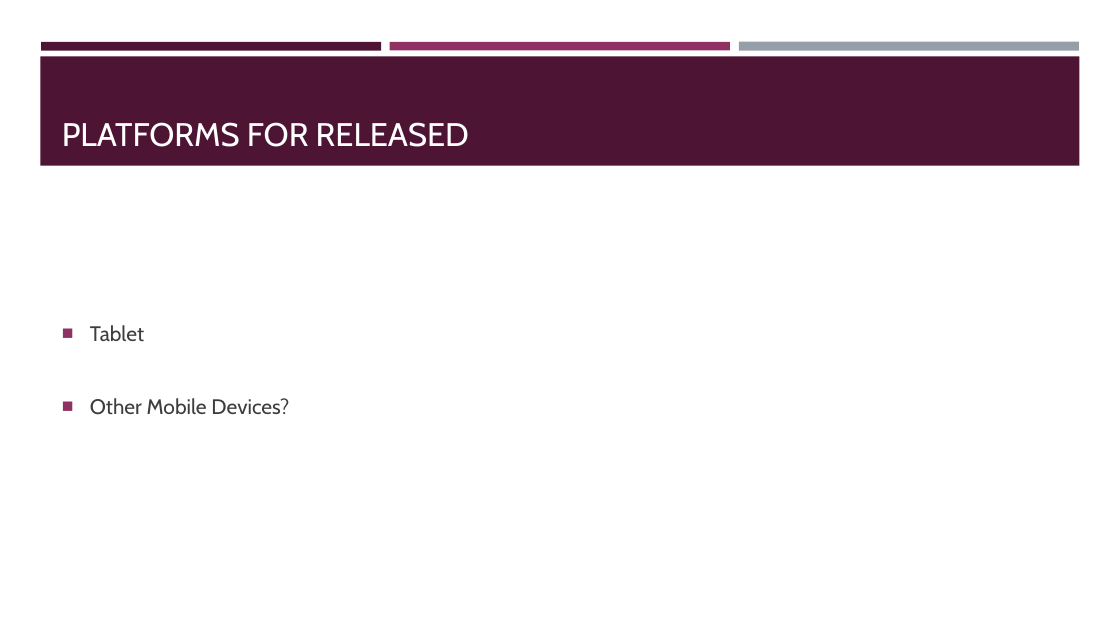
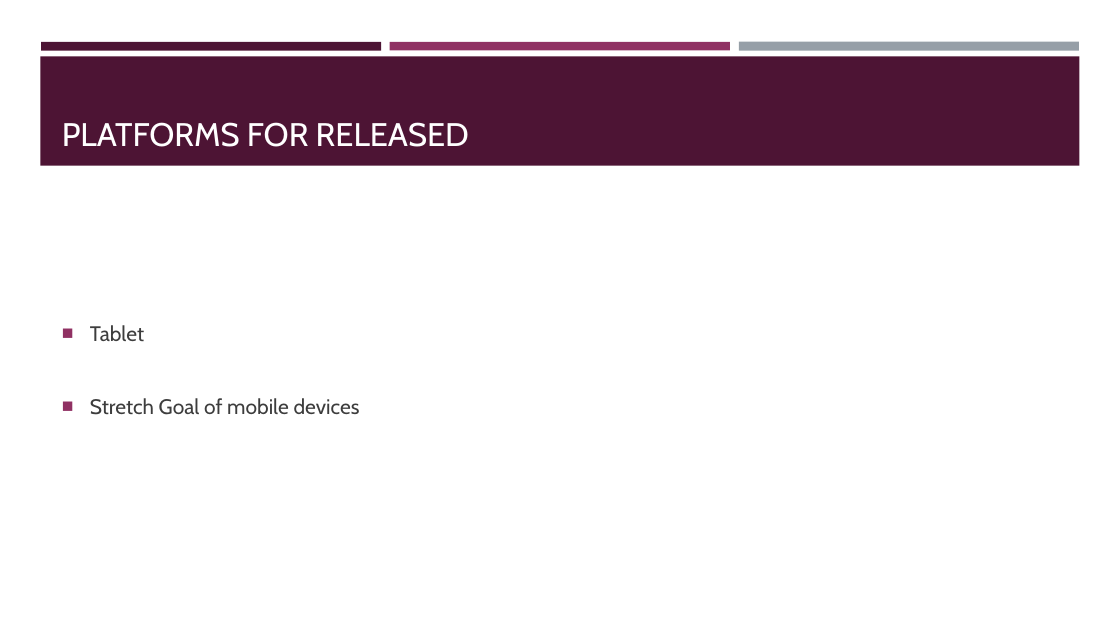
Before and after one commit to UoSGroupProjects1718/level-6-level-6-group-6, a slide deck: slide 11 of Presentations/Presentation1.pptx. Drawn at 1120x630 pixels with LibreOffice and Linux fonts; fonts in the diff are those of the drawing. Boxes give left, top, right and bottom in pixels: in the first picture for what was removed or moved away, otherwise in the second. Text is boxed around its words. In the diff, an @@ line names an element or a change of style, - is before the commit and + after.

```diff
--- a/Presentations/Presentation1.pptx
+++ b/Presentations/Presentation1.pptx
@@ text at [90, 398, 360, 415]: text changed @@
-■ Other Mobile Devices?
+■ Stretch Goal of mobile devices
```
Also in this commit, not shown: 2 other slides changed, 2 slides added, 2 slides removed.
